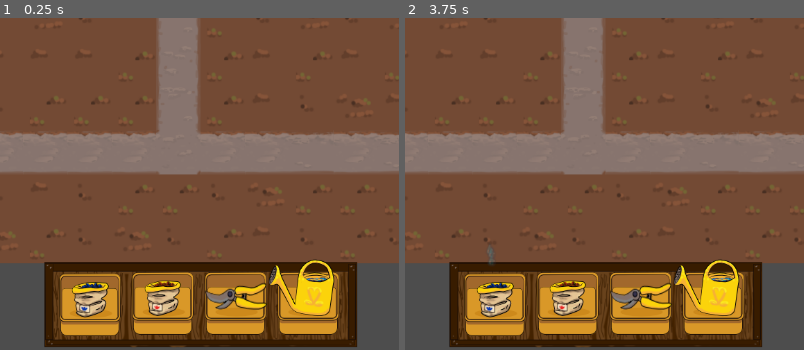
Above: before the commit, frames 1-2 (left to right).
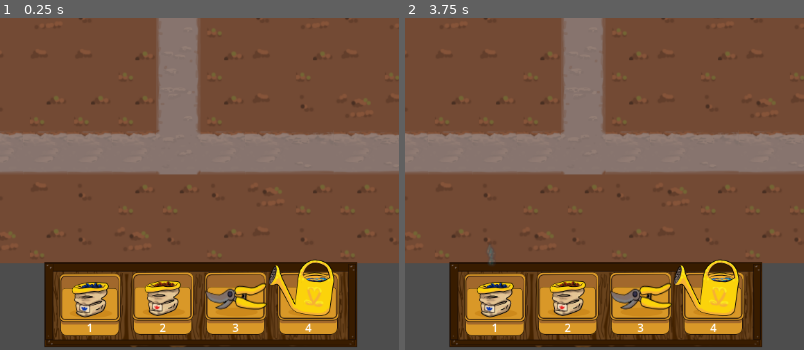
Above: after the commit, the same moments.

Repository: serrureriehurluberlesque/EGJ2025
Game: Godot game, scene res://scenes/world/world.tscn
The game is run twice, just before and just after one commit, with the same random seed, the same clock (stepped at 60 frames per second) and the same inputs.
Inputs (mouse positions are % of the whole screen's width and height, from its top left):
- Up to frame 1 (0.25 s): no input
- Up to frame 2 (3.75 s): click (36, 94) at 0.5 s; click (45, 94) at 1.25 s; click (54, 94) at 2 s; click (63, 94) at 2.75 s; click (36, 94) at 3.5 s
The pictures show only the part of the screen within x 25-75%, y 50-100%; the shares and areas given below are measured in that part.

The runs differ from the first frame. In frame 1, less than 0.1% of the frame differs, in the area x 21-79%, y 91-95%; in frame 2, less than 0.1%.

Commit message:
avec labels

Diff:
--- a/egj2025/scenes/world/world.tscn
+++ b/egj2025/scenes/world/world.tscn
@@ -155,6 +155,22 @@
 grow_vertical = 2
 texture = ExtResource("5_bq33v")
 
+[node name="PBLabel" type="Label" parent="RackOutils/Buttons/PlantesBleues/PBButton"]
+layout_mode = 1
+anchors_preset = 7
+anchor_left = 0.5
+anchor_top = 1.0
+anchor_right = 0.5
+anchor_bottom = 1.0
+offset_left = -20.0
+offset_top = -44.0
+offset_right = 20.0
+offset_bottom = -21.0
+grow_horizontal = 2
+grow_vertical = 0
+text = "1"
+horizontal_alignment = 1
+
 [node name="PlantesRouges" type="MarginContainer" parent="RackOutils/Buttons"]
 layout_mode = 2
 theme_override_constants/margin_left = 2
@@ -180,6 +196,22 @@
 grow_vertical = 2
 texture = ExtResource("6_j2gmx")
 
+[node name="PRLabel" type="Label" parent="RackOutils/Buttons/PlantesRouges/PRButton"]
+layout_mode = 1
+anchors_preset = 7
+anchor_left = 0.5
+anchor_top = 1.0
+anchor_right = 0.5
+anchor_bottom = 1.0
+offset_left = -20.0
+offset_top = -44.0
+offset_right = 20.0
+offset_bottom = -21.0
+grow_horizontal = 2
+grow_vertical = 0
+text = "2"
+horizontal_alignment = 1
+
 [node name="Cisors" type="MarginContainer" parent="RackOutils/Buttons"]
 layout_mode = 2
 theme_override_constants/margin_left = 2
@@ -205,6 +237,22 @@
 grow_vertical = 2
 texture = ExtResource("7_1yooq")
 
+[node name="CLabel" type="Label" parent="RackOutils/Buttons/Cisors/CButton"]
+layout_mode = 1
+anchors_preset = 7
+anchor_left = 0.5
+anchor_top = 1.0
+anchor_right = 0.5
+anchor_bottom = 1.0
+offset_left = -20.0
+offset_top = -44.0
+offset_right = 20.0
+offset_bottom = -21.0
+grow_horizontal = 2
+grow_vertical = 0
+text = "3"
+horizontal_alignment = 1
+
 [node name="WateringCan" type="MarginContainer" parent="RackOutils/Buttons"]
 layout_mode = 2
 theme_override_constants/margin_left = 2
@@ -215,7 +263,7 @@
 layout_mode = 2
 texture_normal = ExtResource("4_t5ptc")
 
-[node name="PRimg" type="TextureRect" parent="RackOutils/Buttons/WateringCan/WCButton"]
+[node name="WCimg" type="TextureRect" parent="RackOutils/Buttons/WateringCan/WCButton"]
 layout_mode = 1
 anchors_preset = 8
 anchor_left = 0.5
@@ -230,6 +278,22 @@
 grow_vertical = 2
 texture = ExtResource("8_gb53w")
 
+[node name="WCLabel" type="Label" parent="RackOutils/Buttons/WateringCan/WCButton"]
+layout_mode = 1
+anchors_preset = 7
+anchor_left = 0.5
+anchor_top = 1.0
+anchor_right = 0.5
+anchor_bottom = 1.0
+offset_left = -20.0
+offset_top = -44.0
+offset_right = 20.0
+offset_bottom = -21.0
+grow_horizontal = 2
+grow_vertical = 0
+text = "4"
+horizontal_alignment = 1
+
 [connection signal="timeout" from="CopTimer" to="." method="_on_cop_timer_timeout"]
 [connection signal="pressed" from="RackOutils/Buttons/PlantesBleues/PBButton" to="." method="plant_blue_mode"]
 [connection signal="pressed" from="RackOutils/Buttons/PlantesRouges/PRButton" to="." method="plant_red_mode"]
Not shown: 1 places in egj2025/scenes/world/world.tscn that only renumber resources
